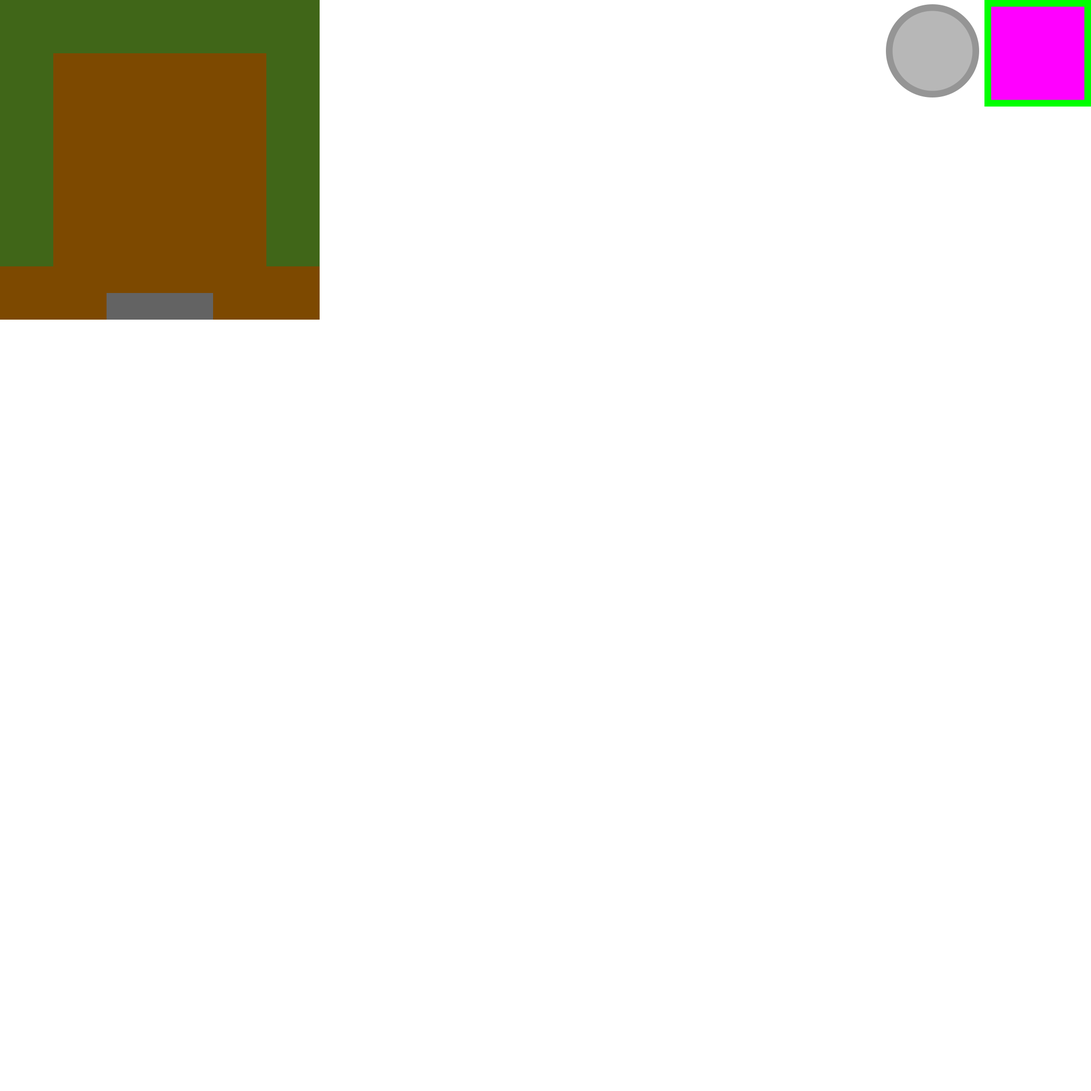
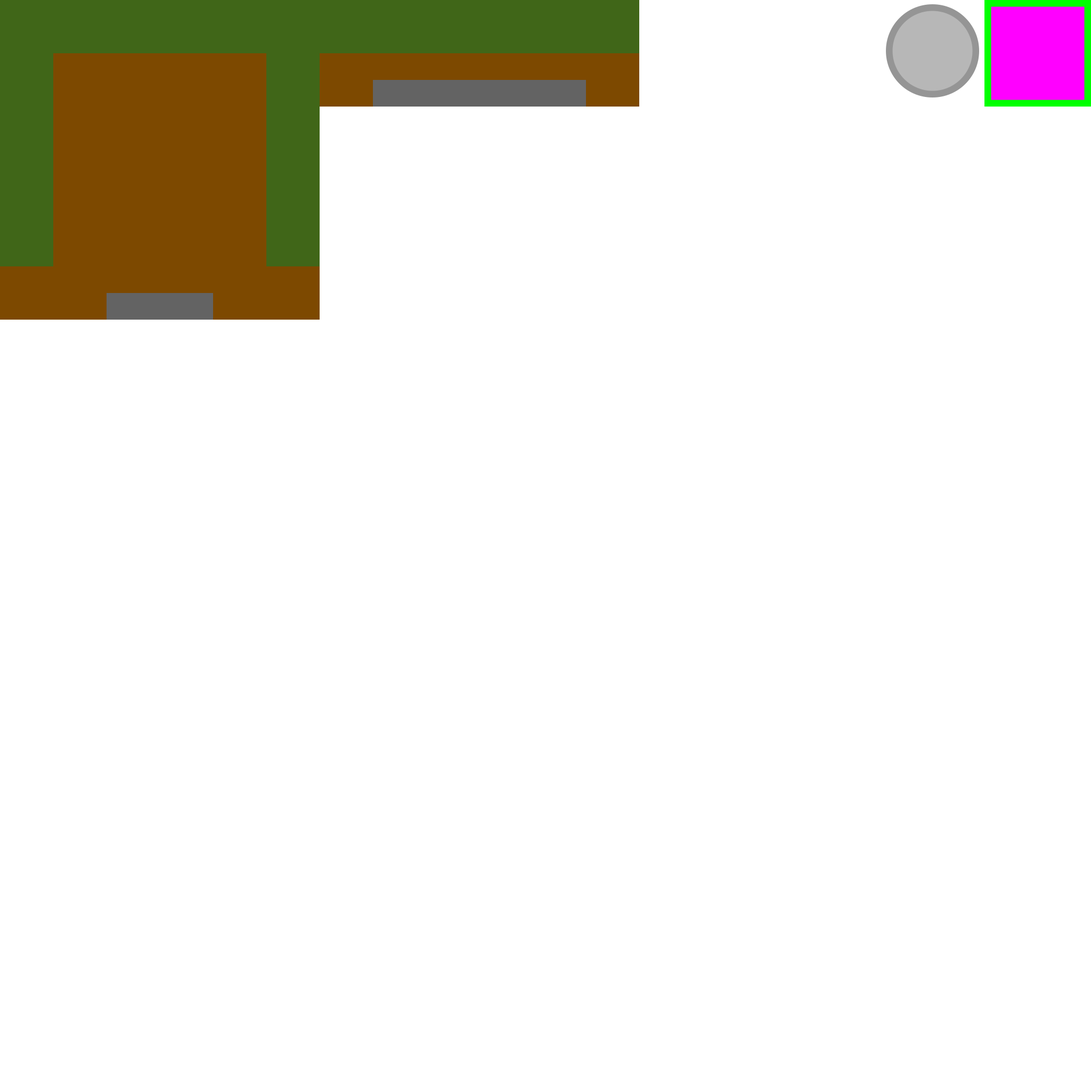
Before/after of a 1091×1091 layered artwork. What changed in the layer stack:
added group "Ground_Right_Standalone" with 3 layers above "Ground_Mid_Standalone" over <box>532,0,640,107</box>
added layer "Rectangle 3 copy 2" in group "Ground_Right_Standalone" over <box>532,79,587,107</box>
added layer "Rectangle 1 copy 3" (1st of 2, in "Ground_Right_Standalone") in group "Ground_Right_Standalone" over <box>532,0,640,54</box>
added layer "Ground_Left copy 2" (1st of 4, in "Ground_Right_Standalone") in group "Ground_Right_Standalone" over <box>532,0,640,107</box>
added group "Ground_Mid_Standalone" with 3 layers above "Ground_Left_Standalone" over <box>426,0,533,107</box>
added layer "Rectangle 3 copy" in group "Ground_Mid_Standalone" over <box>426,79,533,107</box>
added layer "Rectangle 1 copy 2" (1st of 2, in "Ground_Mid_Standalone") in group "Ground_Mid_Standalone" over <box>426,0,533,54</box>
added layer "Ground_Left copy" (1st of 4, in "Ground_Mid_Standalone") in group "Ground_Mid_Standalone" over <box>426,0,533,107</box>
added group "Ground_Left_Standalone" with 3 layers above "Ground_Right_Bottom" over <box>319,0,427,107</box>
added layer "Rectangle 3 copy 3" in group "Ground_Left_Standalone" over <box>373,79,427,107</box>
added layer "Rectangle 1" (1st of 2, in "Ground_Left_Standalone") in group "Ground_Left_Standalone" over <box>319,0,427,54</box>
added layer "Ground_Left" (1st of 4, in "Ground_Left_Standalone") in group "Ground_Left_Standalone" over <box>319,0,427,107</box>
